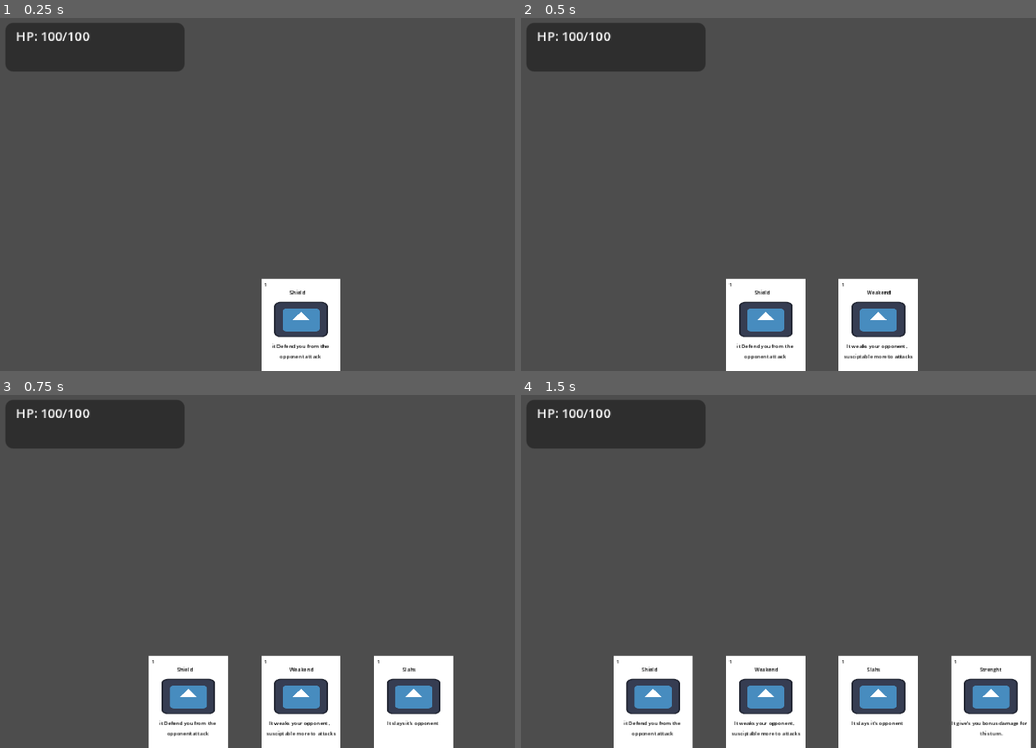
Above: before the commit, frames 1-4 (two rows, left to right).
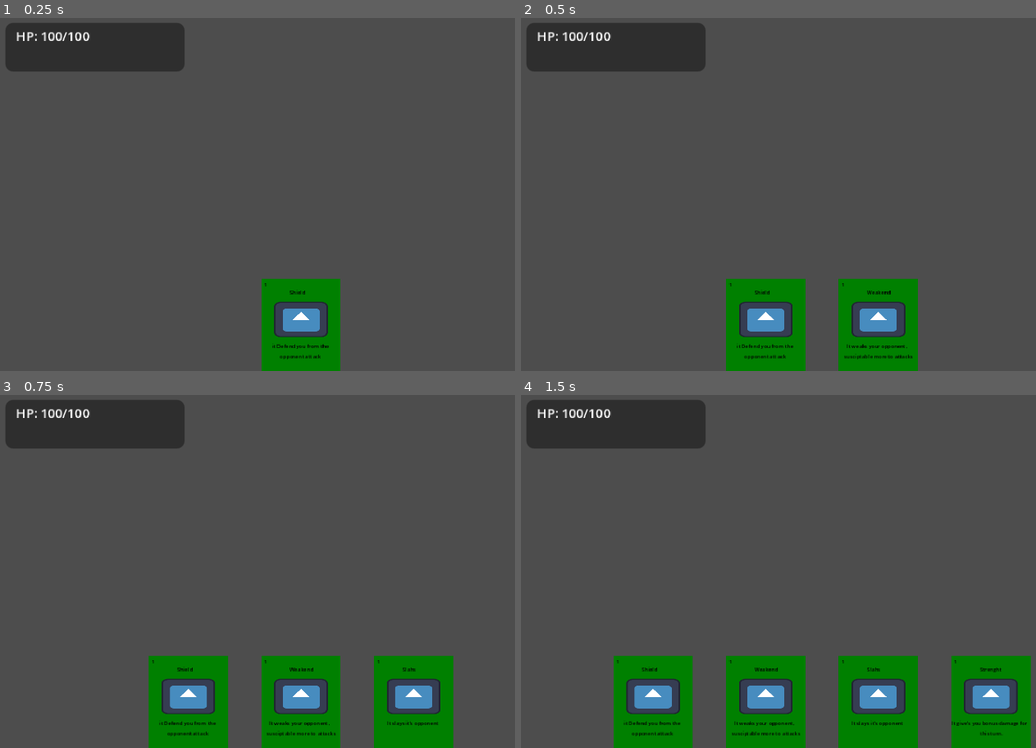
Above: after the commit, the same moments.

Repository: GanisAD/SCOUNDREL-COMPFEST-18-IGI
Game: Godot game, scene res://Scene/combat.tscn
Two runs of this game, one before a commit and one after it. Both use one fixed random seed, a clock stepped at 60 frames per second and the inputs below. The engine's default icon, where the game draws it, is replaced by a stand-in: a white triangle on a blue panel in a dark square.
Inputs (mouse positions are in pixels of both pictures, inside the frame that each line leads up to):
- Up to frame 1 (0.25 s): no input
- Up to frame 2 (0.5 s): no input
- Up to frame 3 (0.75 s): drag from (257, 723) to (386, 483) at 0.52 s
- Up to frame 4 (1.5 s): tap Enter at 1.25 s; drag from (778, 723) to (989, 709) at 1.27 s

The runs differ from the first frame. In frame 1, 3.0% of the frame differs, in the area x 50-67%, y 73-100%; in frame 2, 6.1%; in frame 3, 9.2%; in frame 4, 12%, in the area x 17-100%, y 73-100%.

Commit message:
Fix Drag and Drop
Fixing the drag and drop state machine system. Apparently I'm not bright enough to implement it on cardUI and hand. Although it is now "working" but it still need somework to make it feel better (Although this is going to be a later concern yes)

Diff:
--- a/Scene/Components/Card/card.tscn
+++ b/Scene/Components/Card/card.tscn
@@ -2,6 +2,11 @@
 
 [ext_resource type="Script" uid="uid://o3nhtkmtep1o" path="res://Script/Card/CardUI.gd" id="1_nktu4"]
 [ext_resource type="Texture2D" uid="uid://40im08ubt0ik" path="res://icon.svg" id="2_ee0gf"]
+[ext_resource type="Script" uid="uid://dit50rsayuwbm" path="res://Script/Card/Card_State/CardStateMachine.gd" id="3_es4f8"]
+[ext_resource type="Script" uid="uid://c5u2o14rp5l2r" path="res://Script/Card/Card_State/cardBaseState.gd" id="4_m54pu"]
+[ext_resource type="Script" uid="uid://crbilwg8youec" path="res://Script/Card/Card_State/cardClickedState.gd" id="5_45fov"]
+[ext_resource type="Script" uid="uid://ds6lru1o822mt" path="res://Script/Card/Card_State/cardDraggingState.gd" id="6_5lqrl"]
+[ext_resource type="Script" uid="uid://bjr50a7ubx25a" path="res://Script/Card/Card_State/cardReleasedState.gd" id="7_twrih"]
 
 [sub_resource type="RectangleShape2D" id="RectangleShape2D_van61"]
 size = Vector2(31, 42)
@@ -61,7 +66,7 @@
 text = "1"
 label_settings = SubResource("LabelSettings_ee0gf")
 
-[node name="State" type="Label" parent="." unique_id=556931744]
+[node name="StateLabel" type="Label" parent="." unique_id=556931744]
 layout_mode = 0
 offset_left = 8.0
 offset_top = 37.0
@@ -84,12 +89,21 @@
 text = "This Card do something that doing something on something, you figure that out"
 horizontal_alignment = 1
 
-[node name="CardStateMachine" type="Node" parent="." unique_id=1039312150]
+[node name="CardStateMachine" type="Node" parent="." unique_id=1039312150 node_paths=PackedStringArray("initial_state")]
+script = ExtResource("3_es4f8")
+initial_state = NodePath("CardBaseState")
 
 [node name="CardBaseState" type="Node" parent="CardStateMachine" unique_id=1208972615]
+script = ExtResource("4_m54pu")
 
 [node name="CardClickedState" type="Node" parent="CardStateMachine" unique_id=1607068351]
+script = ExtResource("5_45fov")
+state = 1
 
 [node name="CardDraggingState" type="Node" parent="CardStateMachine" unique_id=728878800]
+script = ExtResource("6_5lqrl")
+state = 2
 
 [node name="CardReleasedState" type="Node" parent="CardStateMachine" unique_id=2138322848]
+script = ExtResource("7_twrih")
+state = 4
--- a/Script/Card/CardUI.gd
+++ b/Script/Card/CardUI.gd
@@ -4,23 +4,17 @@
 # ==========================================
 # SIGNAL KOMUNIKASI
 # ==========================================
-# Signal ini akan didengarkan oleh Card State Machine
-# untuk mengubah status kartu (Base, Clicked, Dragging, Aiming)
-signal hover_started(card_ui: CardUI)
-signal hover_ended(card_ui: CardUI)
-signal clicked(card_ui: CardUI)
-signal released(card_ui: CardUI)
-
+# Sinyal ini tetap dipertahankan karena digunakan oleh CardBaseState/CardDraggingState
+# untuk meminta parent (HBoxContainer tangan) melakukan lepas/pasang hierarki.
 signal reparent_requested(card_ui: CardUI)
 
 # ==========================================
 # INJEKSI DATA RESOURCE
 # ==========================================
-# Kita menggunakan setter fungsi untuk otomatis memperbarui UI
-# setiap kali data 'card' baru disuntikkan ke node ini.
 @export var card: Card : set = _set_card
 
 var original_index: int = 0
+var targets: Array[Area2D] = []
 
 # ==========================================
 # REFERENSI NODE VISUAL
@@ -30,11 +24,23 @@
 @onready var description_label: RichTextLabel = $DescriptionLabel
 @onready var icon_rect: TextureRect = $IconRect
 @onready var drop_point_detector: Area2D = $DropPointDetector
+@onready var card_state_machine: CardStateMachine = $CardStateMachine
+
+# Menambahkan variabel pembantu (opsional) yang sering diakses oleh state anak
+@onready var color: ColorRect = $CardFrame# Jika ada komponen visual warna untuk debug
+@onready var state: Label = $StateLabel # Jika ada komponen visual text untuk debug
 
 func _ready() -> void:
 	original_index = get_index()
 
-	# Pastikan node bisa merespons interaksi mouse
+	# 1. PERBAIKAN KRUSIAL: Inisialisasi State Machine Anda!
+	card_state_machine.init(self)
+
+	# 2. PERBAIKAN KRUSIAL: Hubungkan sinyal radar DropPointDetector
+	drop_point_detector.area_entered.connect(_on_drop_point_detector_area_entered)
+	drop_point_detector.area_exited.connect(_on_drop_point_detector_area_exited)
+
+	# 3. Hubungkan sinyal interaksi mouse UI bawaan ke fungsi routing
 	mouse_entered.connect(_on_mouse_entered)
 	mouse_exited.connect(_on_mouse_exited)
 	gui_input.connect(_on_gui_input)
@@ -44,7 +50,6 @@
 # ==========================================
 func _set_card(value: Card) -> void:
 	card = value
-	# Jika node belum siap di scene tree, tunggu sampai _ready terpanggil
 	if not is_node_ready():
 		await ready
 	_update_ui()
@@ -53,7 +58,6 @@
 	if not card:
 		return
 
-	# Mengisi data visual berdasarkan resource
 	cost_label.text = str(card.cost)
 	name_label.text = card.name
 	description_label.text = card.description
@@ -61,18 +65,29 @@
 	if card.icon:
 		icon_rect.texture = card.icon
 
-# ==========================================
-# PENDETEKSI INPUT PENGGUNA
-# ==========================================
+# ========================================================
+# MECHANISM: ROUTING INPUT KE STATE MACHINE
+# ========================================================
+
+func _input(event: InputEvent) -> void:
+	card_state_machine.on_input(event)
+
 func _on_gui_input(event: InputEvent) -> void:
-	# Kita asumsikan "left_click" sudah di-setup di Input Map Godot (Project Settings)
-	if event.is_action_pressed("left_click"):
-		clicked.emit(self)
-	elif event.is_action_released("left_click"):
-		released.emit(self)
+	card_state_machine.on_gui_input(event)
 
 func _on_mouse_entered() -> void:
-	hover_started.emit(self)
+	card_state_machine.on_mouse_entered()
 
 func _on_mouse_exited() -> void:
-	hover_ended.emit(self)
+	card_state_machine.on_mouse_exited()
+
+# ========================================================
+# LOGIKA RADAR DETEKSI AREA (DROP POINT DETECTOR)
+# ========================================================
+
+func _on_drop_point_detector_area_entered(area: Area2D) -> void:
+	if not targets.has(area):
+		targets.append(area)
+
+func _on_drop_point_detector_area_exited(area: Area2D) -> void:
+	targets.erase(area)
--- a/Script/Card/Card_State/cardBaseState.gd
+++ b/Script/Card/Card_State/cardBaseState.gd
@@ -9,16 +9,16 @@
 	# Minta tangan (HBoxContainer) untuk menarik/reparent kartu ini kembali ke layout
 	card_ui.reparent_requested.emit(card_ui)
 
+	card_ui.position = Vector2.ZERO
+	card_ui.pivot_offset = Vector2.ZERO
+
 	# Reset visual untuk kebutuhan debugging/state game
 	card_ui.color.color = Color.WEB_GREEN
 	card_ui.state.text = "BASE"
 
-	# Reset pivot offset agar kalkulasi pergerakan tidak bergeser
-	card_ui.pivot_offset = Vector2.ZERO
-
 func on_gui_input(event: InputEvent) -> void:
 	# Jika pemain menekan tombol klik kiri mouse pada kartu
-	if event.is_action_pressed("left_mouse"):
+	if event.is_action_pressed("left_click"):
 		# Set offset titik kursor pada kartu agar tidak melompat ke pojok kiri atas
 		card_ui.pivot_offset = card_ui.get_global_mouse_position() - card_ui.global_position
 		# Minta transisi ke status CLICKED
--- a/Script/Card/Card_State/cardDraggingState.gd
+++ b/Script/Card/Card_State/cardDraggingState.gd
@@ -23,7 +23,7 @@
 func on_input(event: InputEvent) -> void:
 	var mouse_motion := event is InputEventMouseMotion
 	# Jika dilepas atau di-klik ulang tombol kiri mouse
-	var confirm := event.is_action_released("left_mouse") or event.is_action_pressed("left_mouse")
+	var confirm := event.is_action_released("left_click") or event.is_action_pressed("left_mouse")
 
 	# 1. Update posisi kartu secara presisi mengikuti kursor mouse saat bergerak
 	if mouse_motion:
@@ -34,8 +34,8 @@
 		transition_requested.emit(self.state, CardState.State.BASE)
 
 	# 3. Konfirmasi: Jika tombol kiri dilepas DAN ambang batas waktu aman terpenuhi
-	elif confirm and minimum_drag_time_elapsed:
+	elif event.is_action_released("left_click"):
 		# Tandai event sebagai handled agar input tidak bocor ke game/kartu lain
-		get_viewport().set_input_as_handled()
+		#get_viewport().set_input_as_handled()
 		# Pindah ke status RELEASED untuk pengecekan akhir
 		transition_requested.emit(self.state, CardState.State.RELEASED)
--- a/Script/Combat/hand.gd
+++ b/Script/Combat/hand.gd
@@ -21,10 +21,16 @@
 	cards_played_this_turn += 1
 
 func _on_card_reparent_requested(card_ui: CardUI) -> void:
+	# 1. Tarik langsung kartu kembali menjadi child dari Hand container ini
 	card_ui.reparent(self)
-	var new_index: int = card_ui.original_index - cards_played_this_turn
-	new_index = clampi(new_index, 0, get_child_count() - 1)
-	move_child.call_deferred(card_ui, new_index)
+
+	# 2. Kembalikan ke posisi indeks aslinya secara instan tanpa call_deferred
+	# Batasi agar indeks tidak keluar dari jumlah child yang ada saat ini
+	var target_index: int = clampi(card_ui.original_index, 0, get_child_count() - 1)
+	move_child(card_ui, target_index)
+
+	# 3. Menyusun ulang kartu agar tidak bertumpuk pada satu tempat
+	queue_sort()
 
 # =========================================================
 # FUNGSI BARU: MENANGANI KARTU YANG MASUK DI TENGAH PERMAINAN
